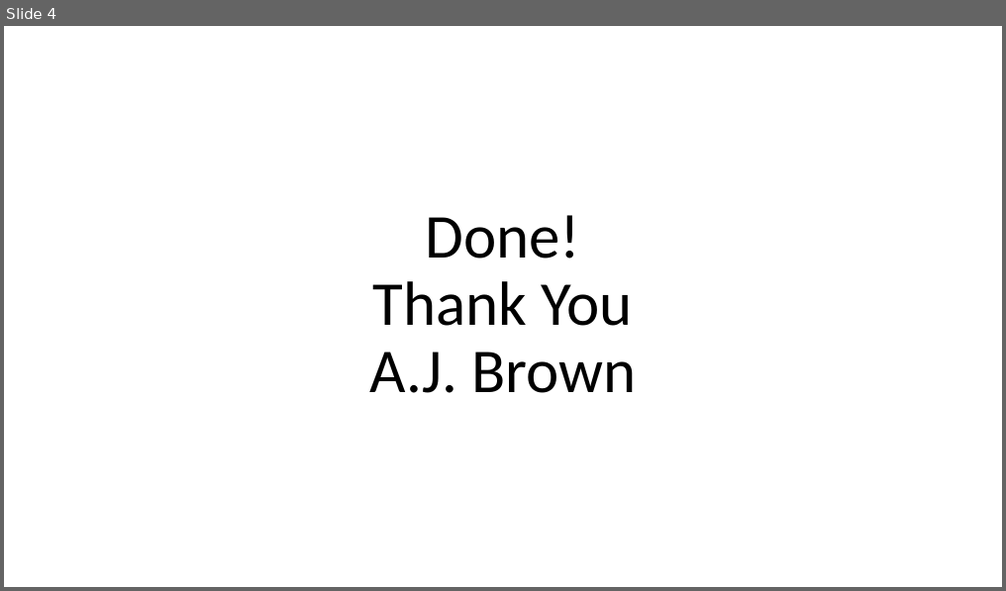
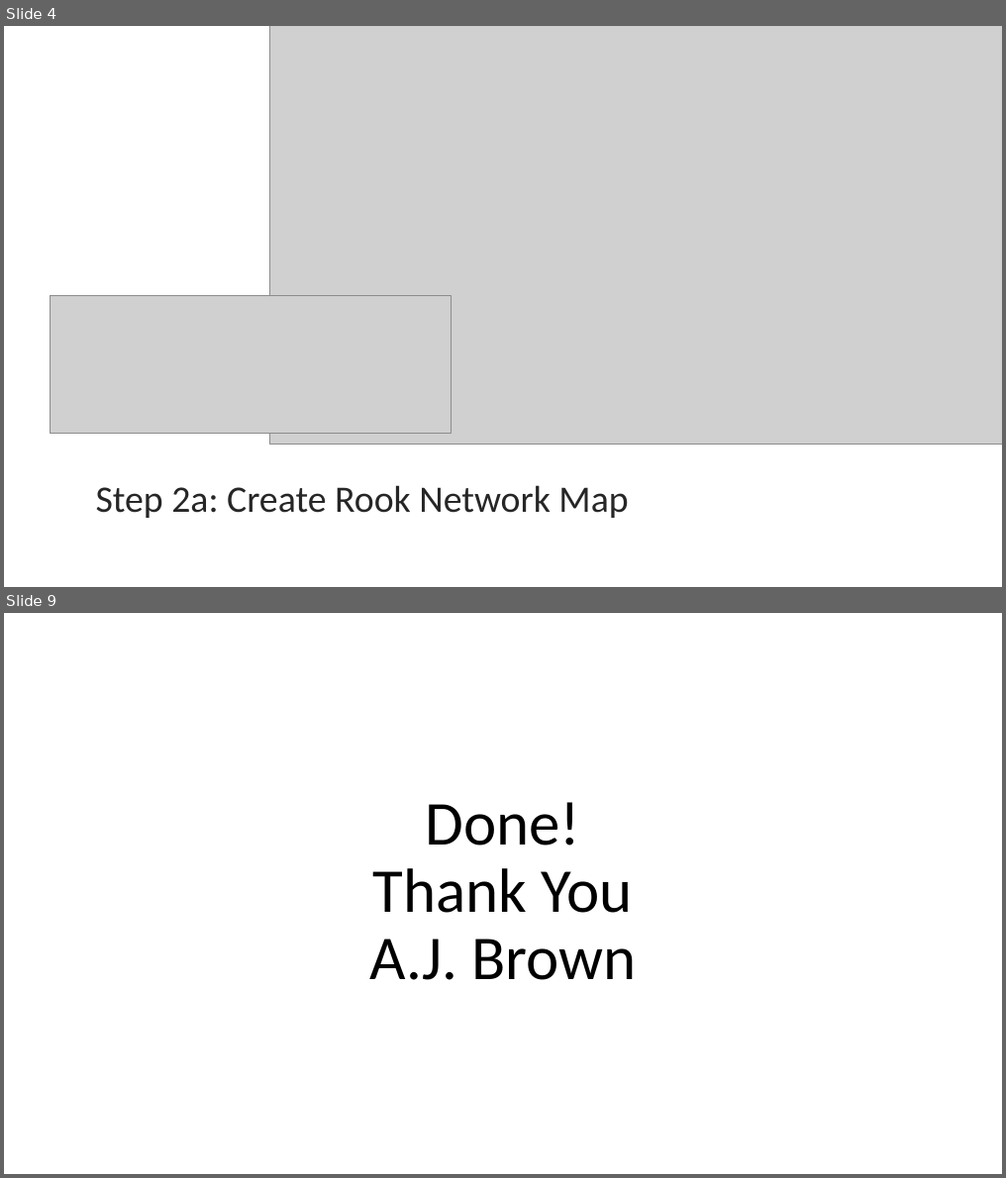
Before and after one commit to ansleybrown1337/WR514-GIS-Exercises, a slide deck: Exercise-7/Exercise-7_AJB.pptx. Shown one above the other, each under a label of ours: slide 4 before the commit, slides 4 and 9 after it; the slides between them are not shown. The pictures are 1006x591 and 1006x1178 pixels, drawn with LibreOffice and Linux fonts; fonts in the diff are those of the drawing; grey boxes stand for pictures. Boxes give left, top, right and bottom in pixels: in the first picture for what was removed or moved away, otherwise in the second. Text is boxed around its words. In the diff, an @@ line names an element or a change of style, - is before the commit and + after.

```diff
--- a/Exercise-7/Exercise-7_AJB.pptx
+++ b/Exercise-7/Exercise-7_AJB.pptx
@@ slide 4 added at (x1=4, y1=26, x2=1002, y2=587), background #FFFFFF @@
@@ picture added at (x1=269, y1=26, x2=1002, y2=444) @@
@@ picture added at (x1=51, y1=295, x2=450, y2=433) @@
@@ rectangle added at (x1=4, y1=462, x2=1002, y2=522), fill #FFFFFF at 93% opacity @@
@@ line added from (4, 455) to (1002, 455), #FFFFFF 3.25 pt @@
@@ title added at (x1=96, y1=485, x2=628, y2=518), 36 pt, text #262626 @@
+Step 2a: Create Rook Network Map
@@ line added from (4, 528) to (1002, 528), #FFFFFF 3.25 pt @@
@@ what was slide 4 is now slide 9 @@
```
Also in this commit, not shown: 2 slides changed, 5 other slides added, 1 slide removed, 17 other files.
